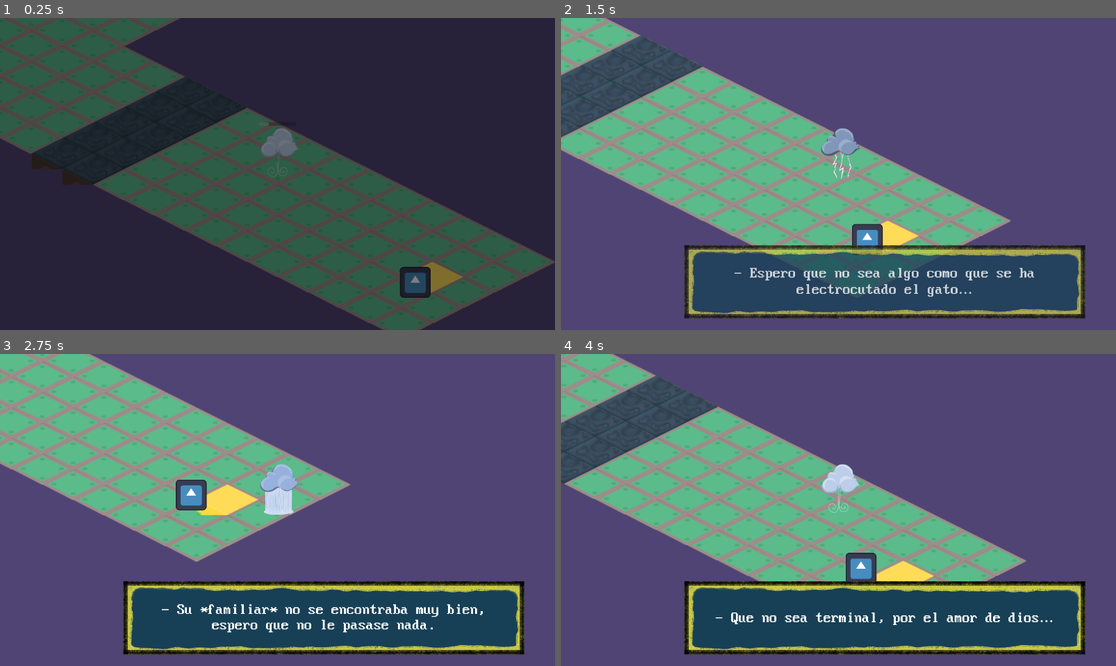
Above: before the commit, frames 1-4 (two rows, left to right).
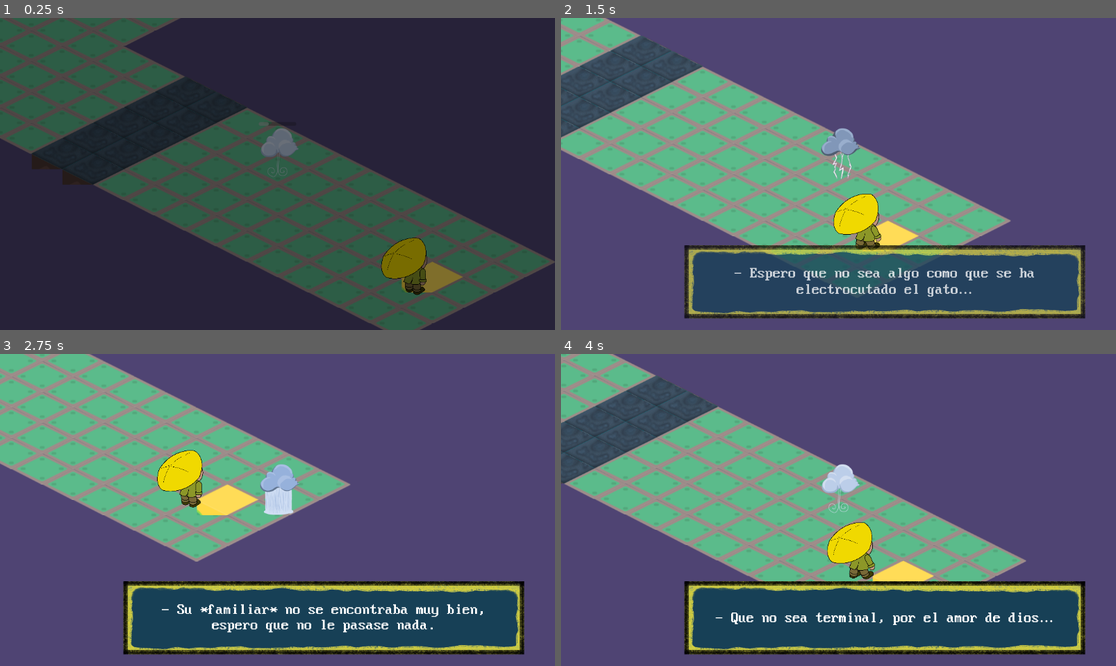
Above: after the commit, the same moments.

Repository: ManuelOteroFernandez/corujam2
Game: Godot game, scene res://LvlOne.tscn
The game is run twice, just before and just after one commit, with the same random seed, the same clock (stepped at 60 frames per second) and the same inputs. This scene is started directly instead of the project's main scene. The engine's default icon, where the game draws it, is replaced by a stand-in: a white triangle on a blue panel in a dark square.
Inputs:
- Up to frame 1 (0.25 s): no input
- Up to frame 2 (1.5 s): tap Enter (ui_accept) at 0.5, 0.77 s; hold D (move_right) 0.53-1.28 s; tap E (interact) at 0.6 s; hold S (move_down) from 1.28 s (still down); tap Left (power_01) at 1.35 s
- Up to frame 3 (2.75 s): tap Enter (ui_accept) at 1.52 s; release S (move_down) at 2.03 s; hold D (move_right) from 2.03 s (still down); hold Up (power_02) from 2.03 s (still down)
- Up to frame 4 (4 s): release D (move_right) at 2.78 s; release Up (power_02) at 2.78 s; hold W (move_up) 2.78-3.53 s; tap Down (power_03) at 2.85 s; tap Enter (ui_accept) at 3.02, 3.77 s; hold A (move_left) from 3.53 s (still down); hold Right (power_04) from 3.53 s (still down)

The runs differ from the first frame. In frame 1, 1.3% of the frame differs, in the area x 68-78%, y 70-90%; in frame 2, 1.3%, in the area x 49-59%, y 56-76%; in frame 3, 1.3%; in frame 4, 1.3%.
Error after the commit: Invalid access to property or key 'is_running' on a base object of type 'PathFollow2D'. (res://npc/manolo.gd:17)

Commit message:
manolo graficos

Diff:
--- a/npc/manolo.gd
+++ b/npc/manolo.gd
@@ -6,8 +6,19 @@
 
 @onready var timer: Timer = $Timer
 @onready var path_follow_2d: PathFollow2D = $".."
+@onready var animated_sprite_2d: AnimatedSprite2D = $AnimatedSprite2D
 
 var damage_area = null
+
+func _ready() -> void:
+	animated_sprite_2d.play("back")
+
+func _process(delta: float) -> void:
+	if get_parent().is_running:
+		if not animated_sprite_2d.is_playing():
+			animated_sprite_2d.play()
+	else:
+		animated_sprite_2d.stop()
 
 func _on_area_entered(area: Area2D) -> void:
 	if area.is_in_group("damage"):
--- a/npc/manolo.tscn
+++ b/npc/manolo.tscn
@@ -1,17 +1,34 @@
 [gd_scene format=3 uid="uid://bv853mipwq5up"]
 
-[ext_resource type="Texture2D" uid="uid://3icx4awde8gy" path="res://icon.svg" id="1_5ccfs"]
 [ext_resource type="Script" uid="uid://fijgbj6nu65s" path="res://npc/manolo.gd" id="1_rpaom"]
+[ext_resource type="Texture2D" uid="uid://b7eujtw3aneyn" path="res://Assets/PersonajeCaminandoBack.png" id="2_juyu6"]
+[ext_resource type="Texture2D" uid="uid://bn78wq8uaxiqm" path="res://Assets/PersonajeBack.png" id="3_0rs3y"]
+[ext_resource type="Texture2D" uid="uid://d34ya8fdflq4i" path="res://Assets/PersonajeFront.png" id="4_8hk0r"]
+[ext_resource type="Texture2D" uid="uid://dhh2x10idv1mp" path="res://Assets/PersonajeCaminandoFront.png" id="5_ylgl7"]
 
 [sub_resource type="SpriteFrames" id="SpriteFrames_5ccfs"]
 animations = [{
 "frames": [{
 "duration": 1.0,
-"texture": ExtResource("1_5ccfs")
+"texture": ExtResource("2_juyu6")
+}, {
+"duration": 1.0,
+"texture": ExtResource("3_0rs3y")
 }],
 "loop": true,
-"name": &"default",
-"speed": 5.0
+"name": &"back",
+"speed": 4.0
+}, {
+"frames": [{
+"duration": 1.0,
+"texture": ExtResource("4_8hk0r")
+}, {
+"duration": 1.0,
+"texture": ExtResource("5_ylgl7")
+}],
+"loop": true,
+"name": &"front",
+"speed": 4.0
 }]
 
 [sub_resource type="CircleShape2D" id="CircleShape2D_ewxmi"]
@@ -21,8 +38,11 @@
 script = ExtResource("1_rpaom")
 
 [node name="AnimatedSprite2D" type="AnimatedSprite2D" parent="." unique_id=1907817881]
-scale = Vector2(0.5, 0.5)
+position = Vector2(-1, -36)
+scale = Vector2(0.093441404, 0.093441404)
 sprite_frames = SubResource("SpriteFrames_5ccfs")
+animation = &"back"
+frame_progress = 0.575701
 
 [node name="CollisionShape2D" type="CollisionShape2D" parent="." unique_id=797881548]
 shape = SubResource("CircleShape2D_ewxmi")
Not shown, added: Assets/PersonajeBack.png.import
Not shown, added: Assets/PersonajeCaminandoBack.png.import
Not shown, added: Assets/PersonajeCaminandoFront.png.import
Not shown, added: Assets/PersonajeFront.png.import
